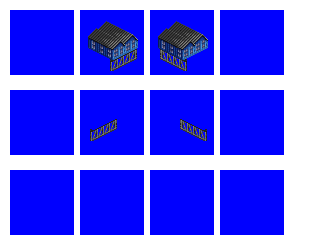
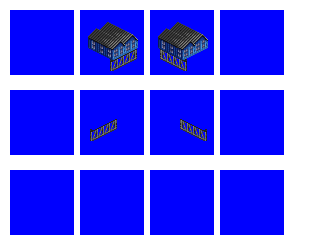
Layer changes from the first 320 × 250 image to the second:
painted on "tipple" over [left=99, top=21, right=177, bottom=30]
